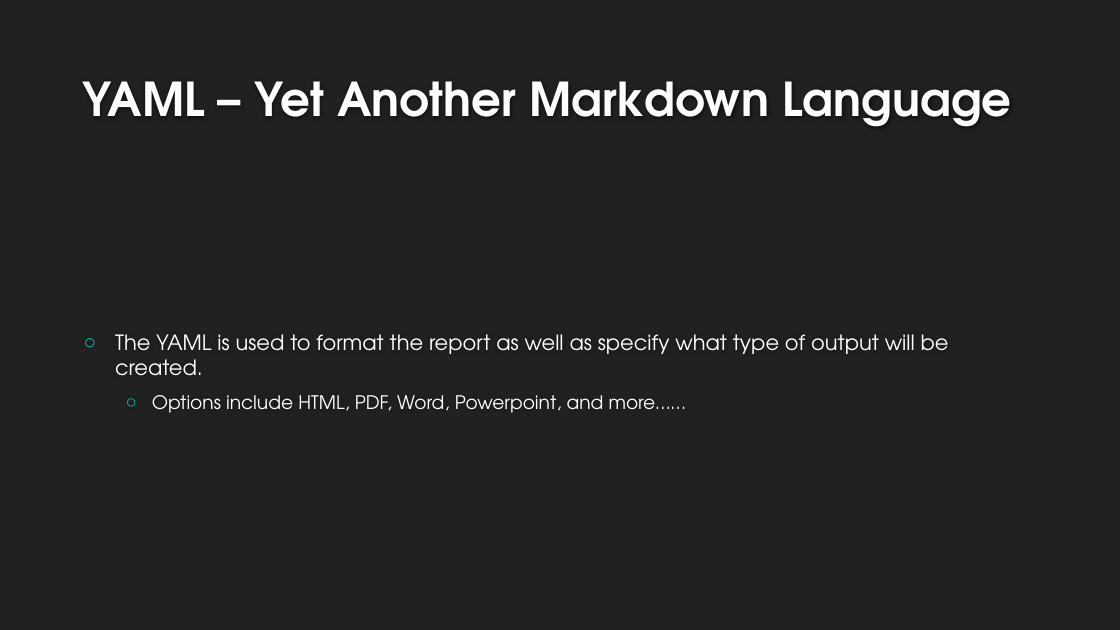
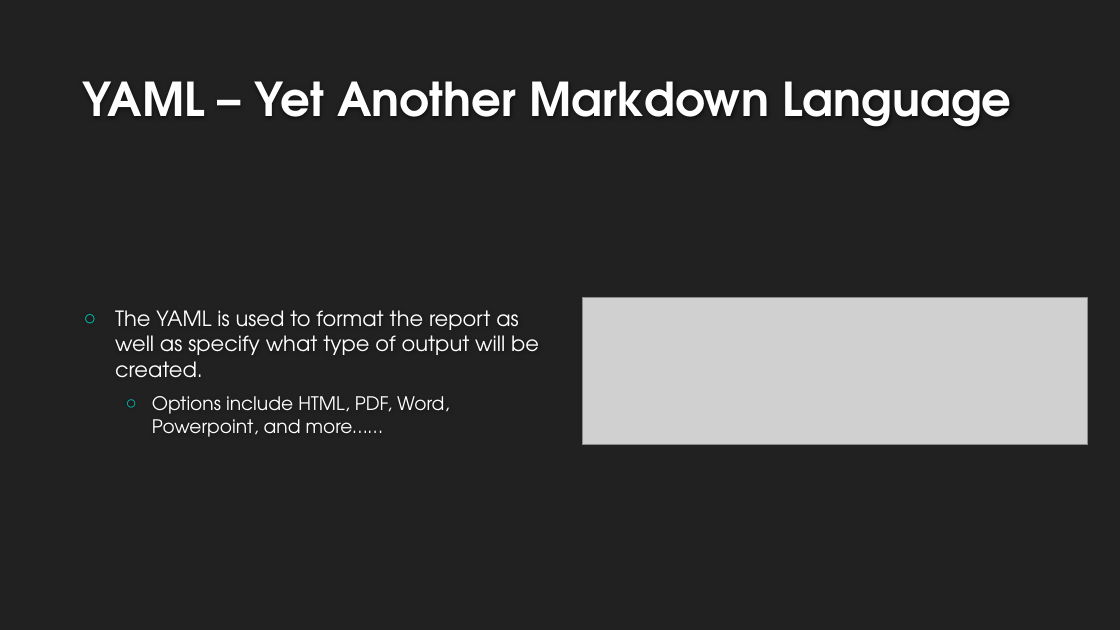
Before and after one commit to nhs-r-community/intro_rmd, a slide deck: slide 9 of Intro to Rmarkdown.pptx (slide 7 before the commit). Drawn at 1120x630 pixels with LibreOffice and Linux fonts; fonts in the diff are those of the drawing; grey boxes stand for pictures; background and template pictures are left out. Boxes give left, top, right and bottom in pixels: in the first picture for what was removed or moved away, otherwise in the second. Text is boxed around its words. In the diff, an @@ line names an element or a change of style, - is before the commit and + after.

Commit message:
Adding img folder with images for powerpoint and powerpoint update

```diff
--- a/Intro to Rmarkdown.pptx
+++ b/Intro to Rmarkdown.pptx
@@ text "The YAML is used to ..." rewrapped from [115, 334, 949, 413] to [115, 310, 539, 437] @@
@@ picture added at [583, 297, 1088, 444] @@
```
Also in this commit, not shown: 9 other slides changed, 4 slides added, 1 slide removed, 14 other files.
